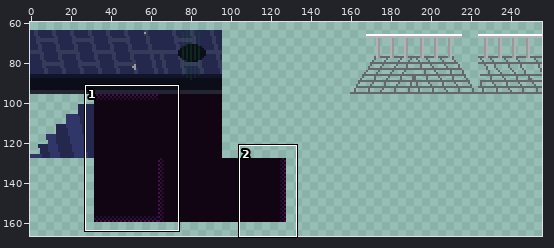
Sprite sheet -- prjVenomBite/sprites/streetTiles_spr/1bfb3df4-e099-4057-ac77-359769abf679.png. Above, an overview of the earlier version with the close-up marked.
Close-up. Before the commit:
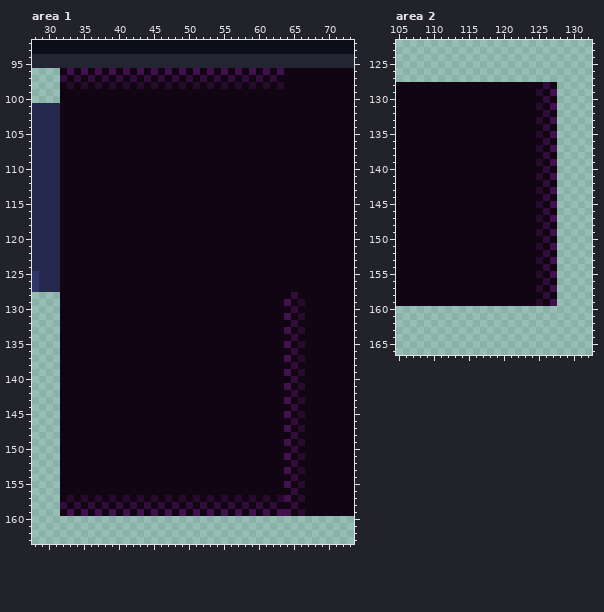
The file is 256x256 pixels. Colours within 5 levels of each other are drawn and written as one. Shown: area 1: x 28..73, y 92..163; area 2: x 105..132, y 122..166. The wide view leaves out empty margins.
New version:
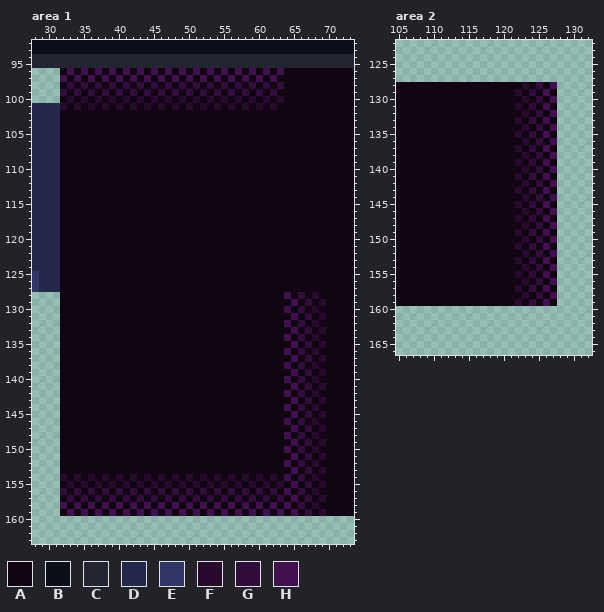
Palette (. is transparent): A #110514  B #0b0d19  C #242533  D #24284c  E #313668  F #270a2d  G #320c3a  H #43104f
From old to new:
--- area 1
@@ x 28..73 @@
  96 ....AHAHAHAHAHAHAHAHAHAHAHAHAHAHAHAHAAAAAAAAAA
- 97 ....GAGAGAGAGAGAGAGAGAGAGAGAGAGAGAGAAAAAAAAAAA
- 98 ....AFAFAFAFAFAFAFAFAFAFAFAFAFAFAFAFAAAAAAAAAA
- 99 ....AAAAAAAAAAAAAAAAAAAAAAAAAAAAAAAAAAAAAAAAAA
-100 ....AAAAAAAAAAAAAAAAAAAAAAAAAAAAAAAAAAAAAAAAAA
-101 DDDDAAAAAAAAAAAAAAAAAAAAAAAAAAAAAAAAAAAAAAAAAA
+ 97 ....HAHAHAHAHAHAHAHAHAHAHAHAHAHAHAHAAAAAAAAAAA
+ 98 ....AGAGAGAGAGAGAGAGAGAGAGAGAGAGAGAGAAAAAAAAAA
+ 99 ....GAGAGAGAGAGAGAGAGAGAGAGAGAGAGAGAAAAAAAAAAA
+100 ....AFAFAFAFAFAFAFAFAFAFAFAFAFAFAFAFAAAAAAAAAA
+101 DDDDFAFAFAFAFAFAFAFAFAFAFAFAFAFAFAFAAAAAAAAAAA
 102 DDDDAAAAAAAAAAAAAAAAAAAAAAAAAAAAAAAAAAAAAAAAAA
@@ x 28..73 @@
 127 EDDDAAAAAAAAAAAAAAAAAAAAAAAAAAAAAAAAAAAAAAAAAA
-128 ....AAAAAAAAAAAAAAAAAAAAAAAAAAAAAAAAAGAAAAAAAA
-129 ....AAAAAAAAAAAAAAAAAAAAAAAAAAAAAAAAHAFAAAAAAA
-130 ....AAAAAAAAAAAAAAAAAAAAAAAAAAAAAAAAAGAAAAAAAA
-131 ....AAAAAAAAAAAAAAAAAAAAAAAAAAAAAAAAHAFAAAAAAA
-132 ....AAAAAAAAAAAAAAAAAAAAAAAAAAAAAAAAAGAAAAAAAA
-133 ....AAAAAAAAAAAAAAAAAAAAAAAAAAAAAAAAHAFAAAAAAA
-134 ....AAAAAAAAAAAAAAAAAAAAAAAAAAAAAAAAAGAAAAAAAA
-135 ....AAAAAAAAAAAAAAAAAAAAAAAAAAAAAAAAHAFAAAAAAA
-136 ....AAAAAAAAAAAAAAAAAAAAAAAAAAAAAAAAAGAAAAAAAA
-137 ....AAAAAAAAAAAAAAAAAAAAAAAAAAAAAAAAHAFAAAAAAA
-138 ....AAAAAAAAAAAAAAAAAAAAAAAAAAAAAAAAAGAAAAAAAA
-139 ....AAAAAAAAAAAAAAAAAAAAAAAAAAAAAAAAHAFAAAAAAA
-140 ....AAAAAAAAAAAAAAAAAAAAAAAAAAAAAAAAAGAAAAAAAA
-141 ....AAAAAAAAAAAAAAAAAAAAAAAAAAAAAAAAHAFAAAAAAA
-142 ....AAAAAAAAAAAAAAAAAAAAAAAAAAAAAAAAAGAAAAAAAA
-143 ....AAAAAAAAAAAAAAAAAAAAAAAAAAAAAAAAHAFAAAAAAA
-144 ....AAAAAAAAAAAAAAAAAAAAAAAAAAAAAAAAAGAAAAAAAA
-145 ....AAAAAAAAAAAAAAAAAAAAAAAAAAAAAAAAHAFAAAAAAA
-146 ....AAAAAAAAAAAAAAAAAAAAAAAAAAAAAAAAAGAAAAAAAA
-147 ....AAAAAAAAAAAAAAAAAAAAAAAAAAAAAAAAHAFAAAAAAA
-148 ....AAAAAAAAAAAAAAAAAAAAAAAAAAAAAAAAAGAAAAAAAA
-149 ....AAAAAAAAAAAAAAAAAAAAAAAAAAAAAAAAHAFAAAAAAA
-150 ....AAAAAAAAAAAAAAAAAAAAAAAAAAAAAAAAAGAAAAAAAA
-151 ....AAAAAAAAAAAAAAAAAAAAAAAAAAAAAAAAHAFAAAAAAA
-152 ....AAAAAAAAAAAAAAAAAAAAAAAAAAAAAAAAAGAAAAAAAA
-153 ....AAAAAAAAAAAAAAAAAAAAAAAAAAAAAAAAHAFAAAAAAA
-154 ....AAAAAAAAAAAAAAAAAAAAAAAAAAAAAAAAAGAAAAAAAA
-155 ....AAAAAAAAAAAAAAAAAAAAAAAAAAAAAAAAHAFAAAAAAA
-156 ....AAAAAAAAAAAAAAAAAAAAAAAAAAAAAAAAAGAAAAAAAA
-157 ....AFAFAFAFAFAFAFAFAFAFAFAFAFAFAFAFHAFAAAAAAA
-158 ....GAGAGAGAGAGAGAGAGAGAGAGAGAGAGAGAAGAAAAAAAA
-159 ....AHAHAHAHAHAHAHAHAHAHAHAHAHAHAHAHHAFAAAAAAA
+128 ....AAAAAAAAAAAAAAAAAAAAAAAAAAAAAAAAHAGAFAAAAA
+129 ....AAAAAAAAAAAAAAAAAAAAAAAAAAAAAAAAAHAGAFAAAA
+130 ....AAAAAAAAAAAAAAAAAAAAAAAAAAAAAAAAHAGAFAAAAA
+131 ....AAAAAAAAAAAAAAAAAAAAAAAAAAAAAAAAAHAGAFAAAA
+132 ....AAAAAAAAAAAAAAAAAAAAAAAAAAAAAAAAHAGAFAAAAA
+133 ....AAAAAAAAAAAAAAAAAAAAAAAAAAAAAAAAAHAGAFAAAA
+134 ....AAAAAAAAAAAAAAAAAAAAAAAAAAAAAAAAHAGAFAAAAA
+135 ....AAAAAAAAAAAAAAAAAAAAAAAAAAAAAAAAAHAGAFAAAA
+136 ....AAAAAAAAAAAAAAAAAAAAAAAAAAAAAAAAHAGAFAAAAA
+137 ....AAAAAAAAAAAAAAAAAAAAAAAAAAAAAAAAAHAGAFAAAA
+138 ....AAAAAAAAAAAAAAAAAAAAAAAAAAAAAAAAHAGAFAAAAA
+139 ....AAAAAAAAAAAAAAAAAAAAAAAAAAAAAAAAAHAGAFAAAA
+140 ....AAAAAAAAAAAAAAAAAAAAAAAAAAAAAAAAHAGAFAAAAA
+141 ....AAAAAAAAAAAAAAAAAAAAAAAAAAAAAAAAAHAGAFAAAA
+142 ....AAAAAAAAAAAAAAAAAAAAAAAAAAAAAAAAHAGAFAAAAA
+143 ....AAAAAAAAAAAAAAAAAAAAAAAAAAAAAAAAAHAGAFAAAA
+144 ....AAAAAAAAAAAAAAAAAAAAAAAAAAAAAAAAHAGAFAAAAA
+145 ....AAAAAAAAAAAAAAAAAAAAAAAAAAAAAAAAAHAGAFAAAA
+146 ....AAAAAAAAAAAAAAAAAAAAAAAAAAAAAAAAHAGAFAAAAA
+147 ....AAAAAAAAAAAAAAAAAAAAAAAAAAAAAAAAAHAGAFAAAA
+148 ....AAAAAAAAAAAAAAAAAAAAAAAAAAAAAAAAHAGAFAAAAA
+149 ....AAAAAAAAAAAAAAAAAAAAAAAAAAAAAAAAAHAGAFAAAA
+150 ....AAAAAAAAAAAAAAAAAAAAAAAAAAAAAAAAHAGAFAAAAA
+151 ....AAAAAAAAAAAAAAAAAAAAAAAAAAAAAAAAAHAGAFAAAA
+152 ....AAAAAAAAAAAAAAAAAAAAAAAAAAAAAAAAHAGAFAAAAA
+153 ....AAAAAAAAAAAAAAAAAAAAAAAAAAAAAAAAAHAGAFAAAA
+154 ....FAFAFAFAFAFAFAFAFAFAFAFAFAFAFAFAHAGAFAAAAA
+155 ....AFAFAFAFAFAFAFAFAFAFAFAFAFAFAFAFAHAGAFAAAA
+156 ....GAGAGAGAGAGAGAGAGAGAGAGAGAGAGAGAHAGAFAAAAA
+157 ....AGAGAGAGAGAGAGAGAGAGAGAGAGAGAGAGAHAGAFAAAA
+158 ....HAHAHAHAHAHAHAHAHAHAHAHAHAHAHAHAHAGAFAAAAA
+159 ....AHAHAHAHAHAHAHAHAHAHAHAHAHAHAHAHAHAGAFAAAA
 160 ..............................................
--- area 2
@@ x 120..129 @@
 127 ..........
-128 AAAAAAGA..
-129 AAAAAFAH..
-130 AAAAAAGA..
-131 AAAAAFAH..
-132 AAAAAAGA..
-133 AAAAAFAH..
-134 AAAAAAGA..
-135 AAAAAFAH..
-136 AAAAAAGA..
-137 AAAAAFAH..
-138 AAAAAAGA..
-139 AAAAAFAH..
-140 AAAAAAGA..
-141 AAAAAFAH..
-142 AAAAAAGA..
-143 AAAAAFAH..
-144 AAAAAAGA..
-145 AAAAAFAH..
-146 AAAAAAGA..
-147 AAAAAFAH..
-148 AAAAAAGA..
-149 AAAAAFAH..
-150 AAAAAAGA..
-151 AAAAAFAH..
-152 AAAAAAGA..
-153 AAAAAFAH..
-154 AAAAAAGA..
-155 AAAAAFAH..
-156 AAAAAAGA..
-157 AAAAAFAH..
-158 AAAAAAGA..
-159 AAAAAFAH..
+128 AAAFAGAH..
+129 AAFAGAHA..
+130 AAAFAGAH..
+131 AAFAGAHA..
+132 AAAFAGAH..
+133 AAFAGAHA..
+134 AAAFAGAH..
+135 AAFAGAHA..
+136 AAAFAGAH..
+137 AAFAGAHA..
+138 AAAFAGAH..
+139 AAFAGAHA..
+140 AAAFAGAH..
+141 AAFAGAHA..
+142 AAAFAGAH..
+143 AAFAGAHA..
+144 AAAFAGAH..
+145 AAFAGAHA..
+146 AAAFAGAH..
+147 AAFAGAHA..
+148 AAAFAGAH..
+149 AAFAGAHA..
+150 AAAFAGAH..
+151 AAFAGAHA..
+152 AAAFAGAH..
+153 AAFAGAHA..
+154 AAAFAGAH..
+155 AAFAGAHA..
+156 AAAFAGAH..
+157 AAFAGAHA..
+158 AAAFAGAH..
+159 AAFAGAHA..
 160 ..........
